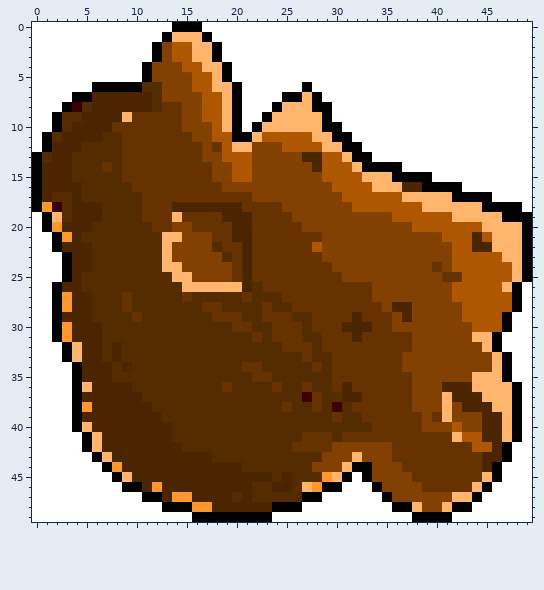
Pixel-art sprite: bin/res/debris/debris1.png. Above: the version before the commit.
The file is 50x50 pixels. Colours within 5 levels of each other are drawn and written as one.
After the commit:
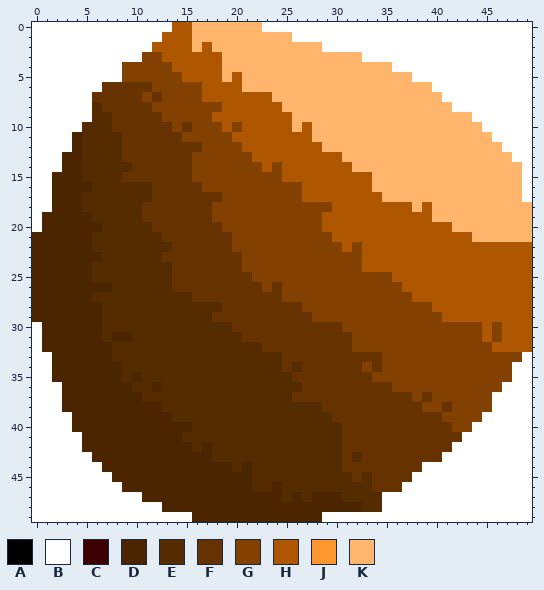
Palette (. is transparent): A #000000  B #ffffff  C #3c0000  D #4a2500  E #552b00  F #663300  G #824100  H #ae5700  J #ff972f  K #ffb66c
From old to new:
y 0: x 14..22 AAABBBBBB -> HHKKKKKKK
y 1: x 13..15 AKK -> HHH; x 17..25 ABBBBBBBB -> KKKKKKKKK
y 2: x 12..13 AG -> HH; x 17..28 KABBBBBBBBBB -> HKKKKKKKKKKK
y 3: x 11..13 BAG -> GGH; x 16..32 KKABBBBBBBBBBBBBB -> HHHKKKKKKKKKKKKKK
y 4: x 9..11 BBA -> GGG; x 14 G -> H; x 17..35 KKABBBBBBBBBBBBBBBB -> HHKKKKKKKKKKKKKKKKK
y 5: x 9..11 BBA -> GGG; x 15 G -> H; x 18..37 KABBBBBBBBBBBBBBBBBB -> HKHKKKKKKKKKKKKKKKKK
y 6: x 6..12 AAAAAEE -> BFFFFFG; x 16 H -> G; x 18..39 KKABBBBBBABBBBBBBBBBBB -> HHHKKKKKKKKKKKKKKKKKKK
y 7: x 4..12 AADDDDDDE -> BBFFFFFGF; x 19..26 KABBBBAA -> HHHHHKKK; x 28..40 ABBBBBBBBBBBB -> KKKKKKKKKKKKK
y 8: x 3..14 ACEDDDDDDEFF -> BBBEFFFFFGGG; x 17..24 HHKABBBA -> GGHHHHHH; x 28..41 AABBBBBBBBBBBB -> KKKKKKKKKKKKKK
y 9: x 2..9 AEEDDDDK -> BBBBEEFF; x 13..14 FF -> GG; x 17 H -> G; x 19..25 KABBAKK -> HHHHHHH; x 29..43 ABBBBBBBBBBBBBB -> KKKKKKKKKKKKKKK
y 10: x 2..7 AEDDDD -> BBBEEE; x 14..15 FG -> GF; x 18..25 HKABAKKK -> GHGHHHHH; x 27 K -> H; x 29..44 AABBBBBBBBBBBBBB -> KKKKKKKKKKKKKKKK
y 11: x 1..3 AED -> BBB; x 5..6 DD -> EE; x 15 F -> G; x 18..22 HHAAK -> GGHHH; x 30..45 AABBBBBBBBBBBBBB -> KKKKKKKKKKKKKKKK
y 12: x 1..3 ADD -> BBB; x 18..24 FHKKGGG -> GGGHHHH; x 31..46 AABBBBBBBBBBBBBB -> KKKKKKKKKKKKKKKK
y 13: x 0..2 AED -> BBB; x 4 E -> D; x 16 F -> G; x 19..28 HHHGGGGGDD -> GGGHHHHHHH; x 32..47 AABBBBBBBBBBBBBB -> KKKKKKKKKKKKKKKK
y 14: x 0..2 ADD -> BBB; x 4 E -> D; x 7 F -> E; x 9 F -> E; x 16..17 FF -> GG; x 20..21 HH -> GG; x 23 G -> H; x 25..28 GGGD -> HHHH; x 33..48 AAAABBBBBBBBBBBB -> KKKKKKKKKKKKKKKK
y 15: x 0..1 AD -> BB; x 4 E -> D; x 16..17 FF -> GG; x 20..21 HH -> GG; x 25..28 GGGG -> HHHH; x 33 K -> H; x 36..48 AAAABBBBBBBBB -> KKKKKKKKKKKKK
y 16: x 0..1 AD -> BB; x 5 E -> D; x 10..11 FF -> EE; x 17..18 FF -> GG; x 27..29 GGG -> HHH; x 37..48 DDAAAABBBBBB -> KKKKKKKKKKKK
y 17: x 0..3 ADEE -> BBDD; x 11 F -> E; x 19..21 FFF -> GGG; x 27..30 GGGG -> HHHH; x 35..36 HH -> KK; x 42..48 AAAABBB -> KKKKKKK
y 18: x 0..3 AJCE -> BBDD; x 5..6 DD -> EE; x 14..24 DDDDDDDFFFF -> FFFFGGGGGGG; x 30..31 GG -> HH; x 38..39 HK -> KH; x 45..49 AAAAB -> KKKKK
y 19: x 1..3 AKE -> DDD; x 6 D -> E; x 14 K -> F; x 18..25 FDDDFFFF -> GGGGGGGG; x 29..35 GGGGGGG -> HHHHHHH; x 40..41 HH -> KK; x 47..49 AAA -> KKK
y 20: x 1..2 AJ -> DD; x 6 E -> D; x 14..15 GG -> FF; x 19..26 FDDFFFFF -> GGGGGGGG; x 29..37 GGGGGGGGG -> HHHHHHHHH; x 42..44 HHH -> KKK; x 49 A -> K
y 21: x 0..3 BBAJ -> DDDD; x 5 E -> D; x 13..17 KKGGG -> FFFFF; x 20..28 DDFFFFFFF -> GGGGGGGGG; x 30..40 GGGGGGGGGGG -> HHHHHHHHHHH; x 44..45 DH -> KK; x 49 A -> K
y 22: x 0..2 BBA -> DDD; x 13..18 KGGGGE -> EFFFFF; x 20..28 FDFFFFFFH -> GGGGGGGGG; x 31 G -> H; x 33..41 GGGGGGGGG -> HHHHHHHHH; x 44..49 DDKKKA -> HHHHHH
y 23: x 0..3 BBBA -> DDDD; x 6 E -> D; x 13..19 KGGGGGE -> FFFFFFF; x 21..28 DFFFFFFF -> GGGGGGGG; x 33..41 GGGGGGGGG -> HHHHHHHHH; x 47..49 KKA -> HHH
y 24: x 0..3 BBBA -> DDDD; x 13..19 KKGGGGG -> EFFFFFF; x 21..29 DFFFFFFFF -> GGGGGGGGG; x 33..41 GGGGGGGFG -> HHHHHHHHH; x 48..49 KA -> HH
y 25: x 0..3 BBBA -> DDDD; x 5 E -> D; x 14..19 KKGGGG -> FFFFFF; x 21..30 DFFFFFFFFF -> FGGGGGGGGG; x 36..42 GGGGGFF -> HHHHHHH; x 48..49 KA -> HH
y 26: x 0..2 BBA -> DDD; x 5..7 EEE -> DDD; x 14..23 EKKKKKKDEF -> FFFFFFFFFG; x 25..33 FFFFFFFFF -> GGGGGGGGG; x 37..41 GGGGG -> HHHHH; x 47..49 KAB -> HHH
y 27: x 0..3 BBAJ -> DDDD; x 9 F -> E; x 15..20 FEEEEE -> EFFFFF; x 22..33 EEEFFFFFFFFF -> FFFGGGGGGGGG; x 38..41 GGGG -> HHHH; x 48..49 AB -> HH
y 28: x 0..3 BBAJ -> DDDD; x 6 E -> D; x 9 F -> E; x 17..22 FFEEEE -> EEFFFF; x 24..25 EE -> FF; x 27..34 FFFFFFFF -> GGGGGGGG; x 36..37 DD -> GG; x 40..42 GGG -> HHH; x 48..49 AB -> HH
y 29: x 0..2 BBA -> DDD; x 6 E -> D; x 10 F -> E; x 21..22 EE -> FF; x 26..35 EEFFFFDFFF -> FFGGGGGGGG; x 37 D -> G; x 41..42 GG -> HH; x 47..49 ABB -> HHH
y 30: x 1..3 BAJ -> DDD; x 22..23 EE -> FF; x 27 E -> F; x 31..35 DDDFF -> GGGGG; x 44 H -> G; x 46..49 HABB -> GHHH
y 31: x 1..3 BAJ -> DDD; x 8..9 EE -> DD; x 21 E -> F; x 23 E -> F; x 27..28 EE -> FF; x 32..37 DFFFFF -> GGGGGG; x 44..49 KKABBB -> GHGHHH
y 32: x 1..4 BBAK -> DDDD; x 7..8 ED -> DE; x 23..24 EE -> FF; x 28 E -> F; x 32..37 FFFFFF -> GGGGGG; x 45..49 KABBB -> GHHHH
y 33: x 2..4 BAK -> DDD; x 7..8 ED -> DE; x 25..26 EE -> FF; x 28..29 EE -> FF; x 35..36 FF -> GG; x 46..48 KAB -> GGG
y 34: x 2..4 BBA -> DDD; x 8..9 ED -> DE; x 21..22 FF -> EE; x 25 E -> F; x 27 E -> F; x 29 E -> F; x 33 F -> G; x 35..36 FF -> GG; x 46..47 KA -> GG
y 35: x 2..4 BBA -> DDD; x 8 E -> D; x 10 E -> D; x 22..23 FF -> EE; x 26..29 EEEE -> FFFF; x 34..37 FFFF -> GGGG; x 44..47 KKKA -> GGGG
y 36: x 3..5 BAK -> DDD; x 12 E -> D; x 19 F -> E; x 24 F -> E; x 28..29 EE -> FF; x 31 D -> F; x 36..37 FF -> GG; x 41..48 DDDKKKKA -> GGGGGGBB
y 37: x 3..4 BA -> DD; x 26..27 EC -> FF; x 29..32 EEDD -> FFFF; x 39 G -> F; x 41..48 KDDDKKKA -> GGGGGBBB
y 38: x 3..5 BAJ -> DDD; x 12 E -> D; x 25 F -> E; x 28..31 FECE -> EFFF; x 38 G -> F; x 41 K -> F; x 43..48 DDDKKA -> GGGBBB
y 39: x 4 A -> D; x 13 E -> D; x 31..32 EE -> FF; x 39 G -> F; x 41 K -> G; x 45..48 DDKA -> BBBB
y 40: x 4..5 AK -> DD; x 14..15 EE -> DD; x 31..33 EEE -> FFF; x 39..42 GGGH -> FFFG; x 44..48 GDDKA -> BBBBB
y 41: x 5..6 AK -> DD; x 14 E -> D; x 27..29 FFF -> EEE; x 42..48 KHHDDKA -> FBBBBBB
y 42: x 5..6 AK -> DD; x 15 E -> D; x 17 E -> D; x 26..35 FFFFGGGGGG -> EEEEEFFFFF; x 42..47 FFHHDA -> BBBBBB
y 43: x 6..7 AK -> DD; x 29..35 GGGKGGG -> EEFEFFF; x 41..47 FFFFDDA -> BBBBBBB
y 44: x 7..8 AJ -> DD; x 20..21 DE -> ED; x 28..36 GGGKAAGGG -> EEEFFFFFF; x 39..46 FFFFFFDA -> BBBBBBBB
y 45: x 8..9 AK -> DD; x 22..23 DD -> EE; x 25 D -> E; x 29..46 JKABAGGGGFFFFFFFKA -> EEEFEFFFFBBBBBBBBB
y 46: x 9..10 AA -> DD; x 12 J -> D; x 25 D -> E; x 27..45 KJAABBBAGGGGFFFFFKA -> EEEEEEEFFFBBBBBBBBB
y 47: x 11..12 AA -> DD; x 14..15 JJ -> DD; x 20 E -> D; x 22..24 EEE -> DDD; x 26..44 EAABBBBBBAGGGGGGKKA -> DEDDDEEEEBBBBBBBBBB
y 48: x 13..17 AAAJJ -> DDDDD; x 24..34 AAABBBBBBBB -> DDDDDDDDDEE; x 36..43 AAKGGKAA -> BBBBBBBB
y 49: x 16..28 AAAAAAAABBBBB -> DDDDDDDDDDDDD; x 38..41 AAAA -> BBBB
Pixel boxes of the changes (left, top, right, bottom) in both pictures:
changed: (32, 22, 532, 522)
